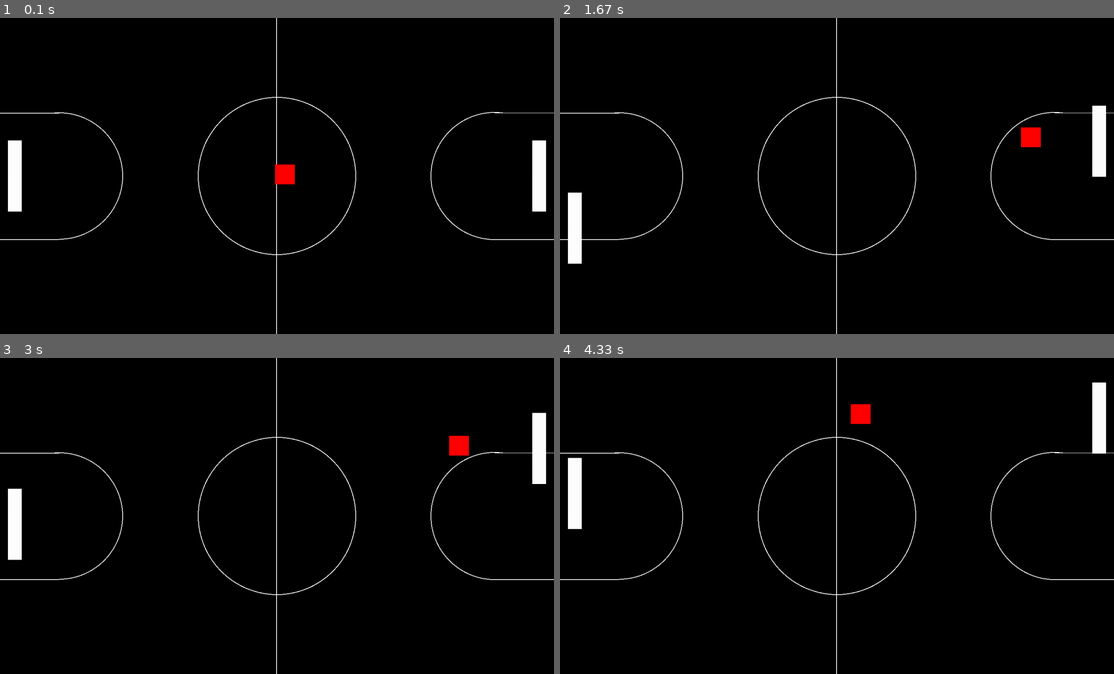
Above: before the commit, frames 1-4 (two rows, left to right).
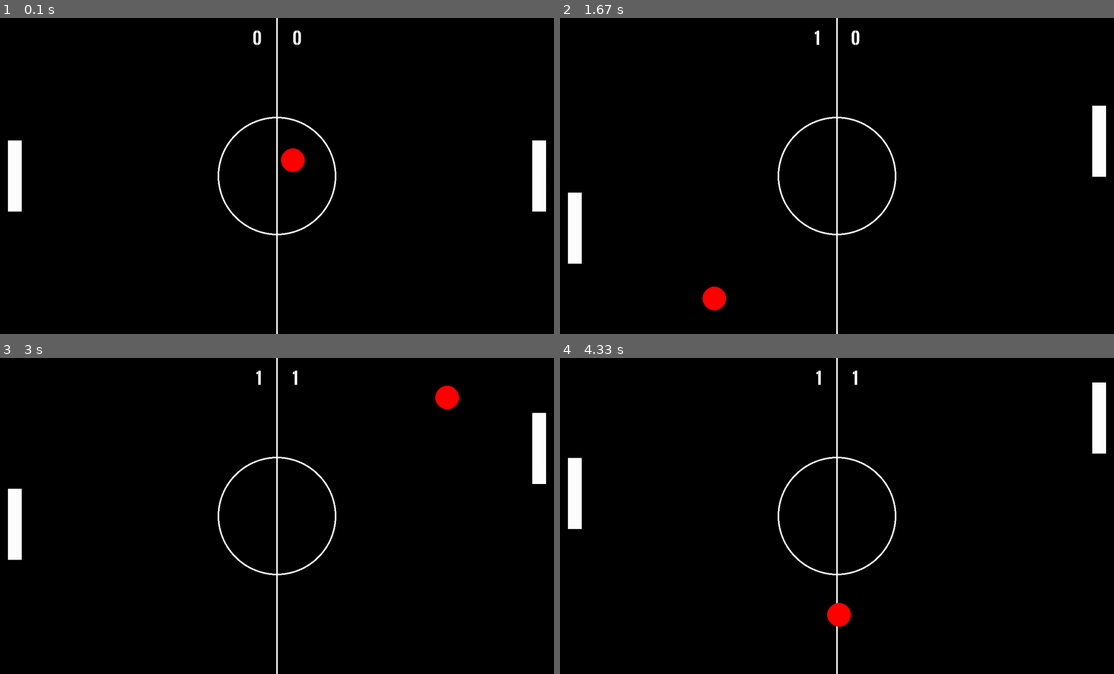
Above: after the commit, the same moments.

Repository: RFOD/Python_PygameTest
Game: pygame game, started from test01.py
Two runs of this game, one before a commit and one after it. Both use one fixed random seed, a clock stepped at 60 frames per second and the inputs below.
Inputs:
- Up to frame 1 (0.1 s): no input
- Up to frame 2 (1.67 s): hold S 0.33-0.8 s; hold Up 0.33-0.8 s; hold Up 0.83-1.3 s; hold W 0.83-1.3 s; hold Down 1.33-1.63 s; hold S 1.33-1.63 s
- Up to frame 3 (3 s): hold Up 1.67-2.03 s; hold W 1.67-2.03 s; hold Down 2.07-2.43 s; hold S 2.07-2.43 s; hold Up 2.47-2.77 s; hold W 2.47-2.77 s; hold Down from 2.8 s (still down); hold S from 2.8 s (still down)
- Up to frame 4 (4.33 s): release Down at 3.1 s; release S at 3.1 s; hold Up 3.13-3.5 s; hold W 3.13-3.5 s; hold Down 3.53-3.9 s; hold S 3.53-3.9 s; hold Up 3.93-4.23 s; hold W 3.93-4.23 s; hold Down from 4.27 s (still down); hold S from 4.27 s (still down)

The runs differ from the first frame. In frame 1, 2.0% of the frame differs, in the area x 0-100%, y 0-100%; in frame 2, 2.0%; in frame 3, 2.0%; in frame 4, 2.0%.

Commit message:
Made the game work

Diff:
--- a/test01.py
+++ b/test01.py
@@ -6,48 +6,70 @@
 winHeight = 800
 screen = pygame.display.set_mode((winWidth, winHeight))
 
-playerHeight = 180
-playerThickness = 35
+playerSize = pygame.Vector2(35, 180)
 
-player1Pos = pygame.Vector2(20, (winHeight - playerHeight)/2)
-player2Pos = pygame.Vector2(winWidth - playerThickness - 20, (winHeight - playerHeight)/2)
+player1Pos = pygame.Vector2(20, (winHeight - playerSize.y)/2)
+player2Pos = pygame.Vector2(winWidth - playerSize.x - 20, (winHeight - playerSize.y)/2)
 
-ballHeight = 50
-ballWidth = 50
-ballPos = pygame.Vector2((winWidth - ballWidth)/2, (winHeight - ballHeight)/2)
+ballRadius = 30
+ballPos = pygame.Vector2((winWidth)/2, (winHeight)/2)
 ballDirection = pygame.Vector2(1, 1)
-ballVel = 5
-ballVelY = 1
+ballSpeed = pygame.Vector2(10, 10)
 
 playerAccelRate = 2
 friction = .8
 vel1 = 0
 vel2 = 0
 
- # Ball Behaviour
+scoreP1 = 0
+scoreP2 = 0
+run = True
 
-def ballMovement(ballX, ballY, ballSpeed, ballSpeedY, ballDirectionX, ballDirectionY):
-    if ballDirectionX == 1 and ballX < winWidth - ballWidth:
+
+# Text
+font = pygame.font.Font('gameFont.ttf', 42)
+
+# Ball Behaviour
+def ballMovement(ballX, ballY, ballSpeed, ballSpeedY, ballDirectionX, ballDirectionY, scoreP1, scoreP2):
+    if ballDirectionX == 1 and ballX < winWidth - ballRadius:
         ballX += ballSpeed
-    elif ballDirectionX == 1 and ballX >= winWidth - ballWidth:
+    elif ballDirectionX == 1 and ballX >= winWidth - ballRadius:
         ballDirectionX *= -1
-    if ballDirectionY == 1 and ballY > 0:
+        scoreP1 += 1
+        ballX = winWidth/2
+        ballY = winHeight/2
+
+    if ballDirectionX == -1 and ballX > ballRadius:
+        ballX -= ballSpeed
+    elif ballDirectionX == -1 and ballX <= ballRadius:
+        ballDirectionX *= -1
+        scoreP2 += 1
+        ballX = winWidth/2
+        ballY = winHeight/2
+
+    if ballDirectionY == 1 and ballY > ballRadius:
         ballY -= ballSpeedY
-    elif ballDirectionY == 1 and ballY <= 0:
+    elif ballDirectionY == 1 and ballY <= ballRadius:
         ballDirectionY *= -1
-    if ballDirectionX == -1 and ballX > 0:
-        ballX -= ballSpeed
-    elif ballDirectionX == -1 and ballX <= 0:
-        ballDirectionX *= -1
-    if ballDirectionY == -1 and ballY < winHeight - ballHeight:
+
+    if ballDirectionY == -1 and ballY < winHeight - ballRadius:
         ballY += ballSpeedY
-    elif ballDirectionY == -1 and ballY >= winHeight - ballHeight:
+    elif ballDirectionY == -1 and ballY >= winHeight - ballRadius:
         ballDirectionY *= -1
-    return ballX, ballY, ballDirectionX, ballDirectionY
+
+    return ballX, ballY, ballDirectionX, ballDirectionY, scoreP1, scoreP2
+
+def BallIsColliding(playerPosition, playerSize, ballRadius, ballPosition):
+    collisionX = max(playerPosition.x, min(ballPosition.x, playerPosition.x + playerSize.x))
+    collisionY = max(playerPosition.y, min(ballPosition.y, playerPosition.y + playerSize.y))
+
+    distanceX = ballPosition.x - collisionX
+    distanceY = ballPosition.y - collisionY
+
+    return (distanceX ** 2 + distanceY ** 2) <= (ballRadius ** 2)
 
 # Main Game loop --->
 
-run = True
 while run:
 
     screen.fill("black")
@@ -57,34 +79,39 @@
 
     # Drawing the objects on the screen
 
-    pygame.draw.circle(screen, "white", (winWidth/2, winHeight/2), winHeight/4)
-    pygame.draw.circle(screen, "black", (winWidth/2, winHeight/2), winHeight/4 - 2)
+    pygame.draw.circle(screen, "white", (winWidth/2, winHeight/2), 150)
+    pygame.draw.circle(screen, "black", (winWidth/2, winHeight/2), 150 - 4)
 
-    pygame.draw.circle(screen, "white", (150, winHeight/2), winHeight * 0.2 + 1.5)
-    pygame.draw.circle(screen, "black", (150, winHeight/2), winHeight * 0.2 - 1)
-    pygame.draw.rect(screen, "black", pygame.Rect(0, winHeight * 0.3, 150, winHeight * 0.4 + 2))
-    pygame.draw.rect(screen, "white", pygame.Rect(0, winHeight * 0.3, 150, 2))
-    pygame.draw.rect(screen, "white", pygame.Rect(0, winHeight * 0.7, 150, 2))
+    pygame.draw.rect(screen, "white", pygame.Rect(winWidth/2 - 2, 0, 4, winHeight))
 
-    pygame.draw.circle(screen, "white", (winWidth - 150, winHeight/2), winHeight * 0.2 + 2)
-    pygame.draw.circle(screen, "black", (winWidth - 150, winHeight/2), winHeight * 0.2)
-    pygame.draw.rect(screen, "black", pygame.Rect(winWidth - 150, winHeight * 0.3, 150, winHeight * 0.4 + 2))
-    pygame.draw.rect(screen, "white", pygame.Rect(winWidth - 150, winHeight * 0.3, 150, 1.5))
-    pygame.draw.rect(screen, "white", pygame.Rect(winWidth - 150, winHeight * 0.7, 150, 2))
+    pygame.draw.rect(screen, "white", pygame.Rect(player1Pos.x, player1Pos.y, playerSize.x, playerSize.y))
+    pygame.draw.rect(screen, "white", pygame.Rect(player2Pos.x, player2Pos.y, playerSize.x, playerSize.y))
+    pygame.draw.circle(screen, "red", ballPos, ballRadius)
 
-    pygame.draw.rect(screen, "white", pygame.Rect(winWidth/2 - 2, 0, 2, winHeight))
-
-    pygame.draw.rect(screen, "white", pygame.Rect(player1Pos.x, player1Pos.y, playerThickness, playerHeight))
-    pygame.draw.rect(screen, "white", pygame.Rect(player2Pos.x, player2Pos.y, playerThickness, playerHeight))
-    pygame.draw.rect(screen, "red", (pygame.Rect(ballPos.x, ballPos.y, ballWidth, ballHeight)))
-
-
-
-
-
+    # Score
+    text = font.render(str(scoreP1) + "             " + str(scoreP2), True, "white")
+    textSurface = text.get_rect()
+    textSurface.center = ( winWidth/2, 50)
+    screen.blit(text, textSurface)
+    # Game win/lose handling
+    if scoreP1 > 5:
+        GameText1 = font.render("Player 1 Won!", True, "white")
+        blackBG = GameText1.get_rect()
+        screen.blit(blackBG, (0,0))
+    elif scoreP2 > 5:
+        GameText2 = font.render("Player 2 Won!", True, "white")
+        blackBG = GameText2.get_rect()
+        screen.blit(blackBG, (0,0))
     # Ball Behaviour
 
-    ballPos.x, ballPos.y, ballDirection.x, ballDirection.y = ballMovement(ballPos.x, ballPos.y, ballVel, ballVelY, ballDirection.x, ballDirection.y)
+    ballPos.x, ballPos.y, ballDirection.x, ballDirection.y, scoreP1, scoreP2 = ballMovement(ballPos.x, ballPos.y, ballSpeed.x, ballSpeed.y, ballDirection.x, ballDirection.y, scoreP1, scoreP2)
+
+    if BallIsColliding(player1Pos, playerSize, ballRadius, ballPos):
+        ballPos.x = player1Pos.x + playerSize.x + ballRadius
+        ballDirection.x *= -1
+    if BallIsColliding(player2Pos, playerSize, ballRadius, ballPos):
+        ballPos.x = player2Pos.x - ballRadius
+        ballDirection.x *= -1
 
 
     # Player Movement Mechanic
@@ -93,11 +120,11 @@
     keys = pygame.key.get_pressed()
     if keys[pygame.K_w] and player1Pos.y > 0:
         accel1 -= playerAccelRate
-    if keys[pygame.K_s] and player1Pos.y < winHeight - playerHeight:
+    if keys[pygame.K_s] and player1Pos.y < winHeight - playerSize.y:
         accel1 += playerAccelRate
     if keys[pygame.K_UP] and player2Pos.y > 0:
         accel2 -= playerAccelRate
-    if keys[pygame.K_DOWN] and player2Pos.y < winHeight - playerHeight:
+    if keys[pygame.K_DOWN] and player2Pos.y < winHeight - playerSize.y:
         accel2 += playerAccelRate
     accel1 += vel1 * friction
     accel2 += vel2 * friction
@@ -106,20 +133,18 @@
     player1Pos.y += vel1 * dt + accel1/2 * (dt*dt)
     player2Pos.y += vel2 * dt + accel2/2 * (dt*dt)
     # Player 2 Constraints
-    if player1Pos.y >= winHeight - playerHeight:
-        player1Pos.y = winHeight - playerHeight
+    if player1Pos.y >= winHeight - playerSize.y:
+        player1Pos.y = winHeight - playerSize.y
     if player1Pos.y <= 0:
         player1Pos.y = 0
     # Player 2 Constraints
-    if player2Pos.y >= winHeight - playerHeight:
-        player2Pos.y = winHeight - playerHeight
+    if player2Pos.y >= winHeight - playerSize.y:
+        player2Pos.y = winHeight - playerSize.y
     if player2Pos.y <= 0:
         player2Pos.y = 0
 
     # Quit Mechanic
     for event in pygame.event.get():
         if event.type == pygame.QUIT:
-            run = False
+            pygame.quit()
     pygame.display.update()
-
-pygame.quit()
Binary file added: gameFont.ttf
